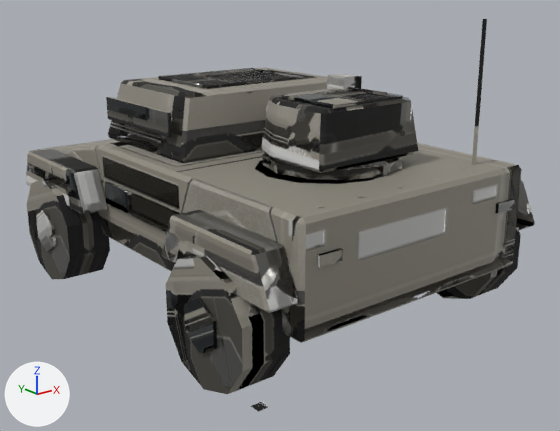
What one commit did to the FBX model assets/models/ord_herald/export/ord_herald.fbx.
One viewpoint serves both versions: a 50 mm camera at (-6.23, -8.27, 4.25) aimed at (0.46, 0.08, 0.91). Every picture has the same lights, and +X, +Y and +Z are marked at lower left. The older version comes first. Where no turn or scale is listed for an object, it has been applied to the vertices.

Names of what the first picture shows: 'base_bar', 'turret_bar' and 1 more.
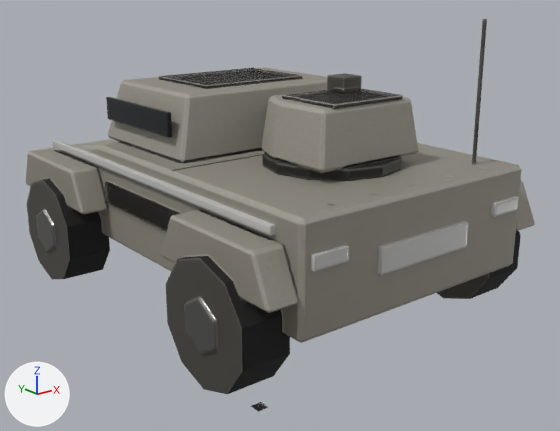
Boxes [x1, y1, x2, y2] around the edits, measured in the pictures (560 x 431 px):
'turret_bar', reshaped: before [193, 73, 418, 180]; after [261, 73, 418, 180]
'base_glow_running_bar', added: after [53, 140, 519, 275]
part 2 of me_base_002, deleted: before [495, 199, 514, 214]
part 3 of me_base_002, deleted: before [317, 248, 342, 267]
part 4 of me_base_002, surface changed: [25, 19, 535, 394] in both

Diff of the bpy script that builds the scene:
```diff
--- a/assets/models/ord_herald/export/ord_herald.fbx.py
+++ b/assets/models/ord_herald/export/ord_herald.fbx.py
@@ me_base_002 @@
 # used by ob_base_bar; location = (0.0, 0.0, 0.0)
-me_base_002.from_pydata(...)  # 420 vertices, 374 faces; spans x -2.29..2.29, y -3.04..3.91, z 0.0..3.75
+me_base_002.from_pydata(...)  # 388 vertices, 350 faces; spans x -2.29..2.29, y -3.0..3.9, z 0.0..3.75
+# me_base_002 part 2: the loose piece of 8 vertices spanning x 1.25..1.55, y -3.04..-3.0, z 1.54..1.66 is deleted
+# me_base_002 part 3: the loose piece of 8 vertices spanning x -1.55..-1.25, y -3.04..-3.0, z 1.54..1.66 is deleted
+# me_base_002 part 4: 343 kept faces spanning x -2.29..2.29, y -3.0..3.9, z 0.0..3.75 get new texture (UV) coordinates
+# other edits to the shape of me_base_002 do not show in these pictures
 me_base_002.materials.append(mat_ord_herald_bar)
@@ me_turret_002 @@
 # used by ob_turret_bar; location = (0.0, -1.5, 2.15)
-me_turret_002.from_pydata(...)  # 132 vertices, 110 faces; spans x -0.85..0.85, y -0.85..2.9, z -0.09..0.89
+me_turret_002.from_pydata(...)  # 124 vertices, 104 faces; spans x -0.85..0.85, y -0.85..2.9, z -0.09..0.89
+# me_turret_002 part 1: 104 kept faces spanning x -0.85..0.85, y -0.85..2.9, z -0.09..0.89 get new texture (UV) coordinates
+# edits to the shape of me_turret_002 do not show in these pictures
 me_turret_002.materials.append(mat_ord_herald_bar)
@@ me_base_005 @@
+me_base_005.from_pydata(...)  # a box spanning x -1.81..-1.75, y -2.6..2.6, z 1.8..1.9; a box spanning x 1.75..1.81, y -2.6..2.6, z 1.8..1.9; a box spanning x -1.62..-1.17, y -3.05..-2.99, z 1.52..1.68; a box spanning x 1.17..1.62, y -3.05..-2.99, z 1.52..1.68; a box spanning x -0.7..0.7, y -3.04..-3.0, z 1.25..1.55
+me_base_005.materials.append(mat_ord_herald_bar)
@@ ob_base_glow_running_bar @@
+ob_base_glow_running_bar = bpy.data.objects.new('base_glow_running_bar', me_base_005)
+ob_base_glow_running_bar.location = (0.0, 0.0, 0.0)
```
